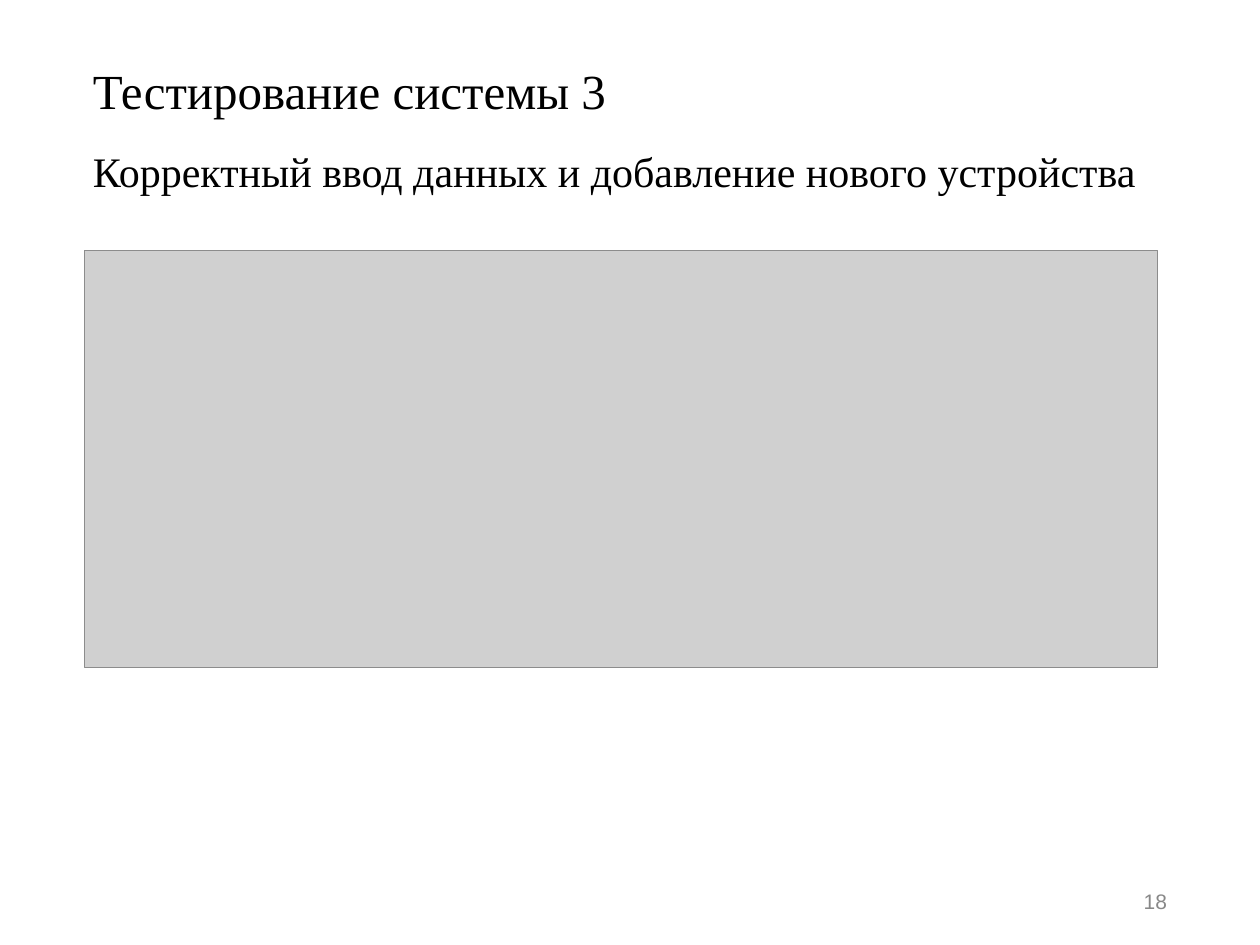
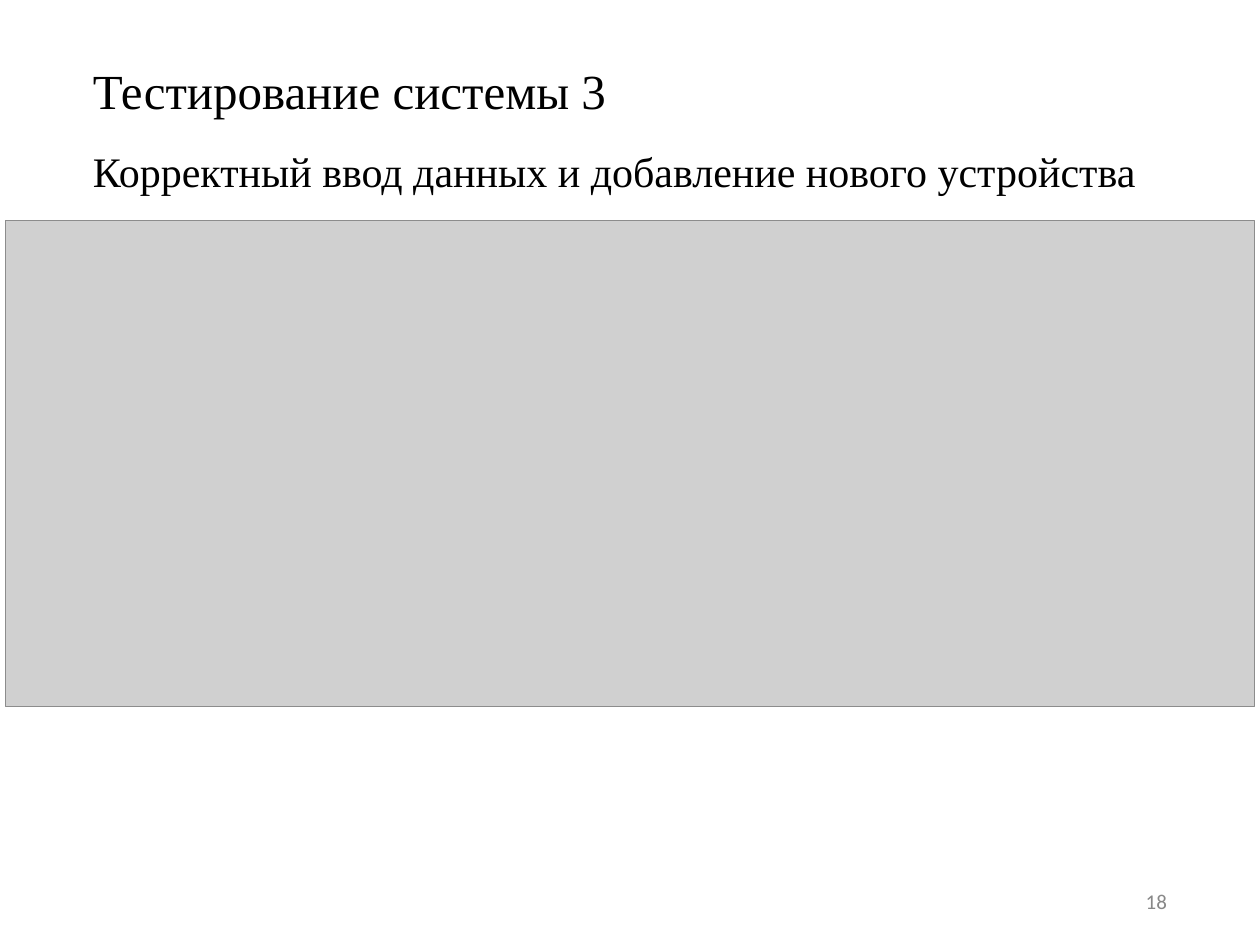
Before and after one commit to wypick/RPO, a slide deck: slide 18 of KR_RPO_IU371_Romanova.pptx. Drawn at 1260x945 pixels with LibreOffice and Linux fonts; fonts in the diff are those of the drawing; grey boxes stand for pictures. Boxes give left, top, right and bottom in pixels: in the first picture for what was removed or moved away, otherwise in the second. Text is boxed around its words. In the diff, an @@ line names an element or a change of style, - is before the commit and + after.

```diff
--- a/KR_RPO_IU371_Romanova.pptx
+++ b/KR_RPO_IU371_Romanova.pptx
@@ picture: place and size @@
-picture at (84, 251, 1157, 668)
+picture at (5, 220, 1254, 707)
@@ page number at (1146, 895, 1167, 909): font Arial to Calibri @@
```
Also in this commit, not shown: 19 other slides changed, 3 other files.
